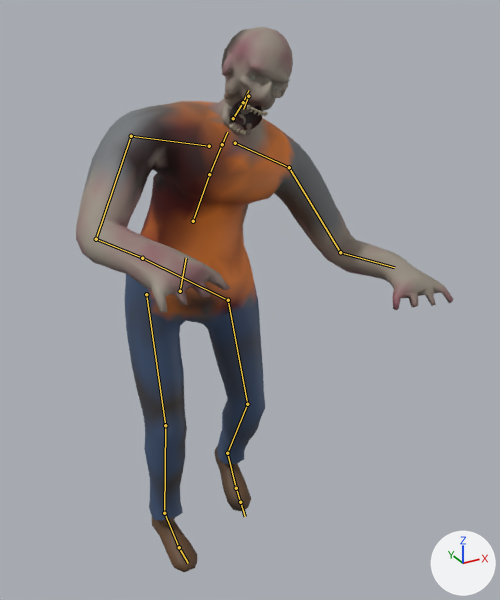
One commit to the glTF model assets/models/characters/zombie_walker_worker.glb: the scene before it, then after it.
The view is the same before and after, from a 50 mm lens placed at (-0.824, -1.826, 1.772), pointed at (0.109, -0.129, 0.924). The lights are fixed; the arrows at lower right show +X, +Y and +Z. The picture after the commit comes second. The bones that change, and the others that lie on the model, are drawn over the model as lines.

In view in the first picture: 'Walker_Worker'.
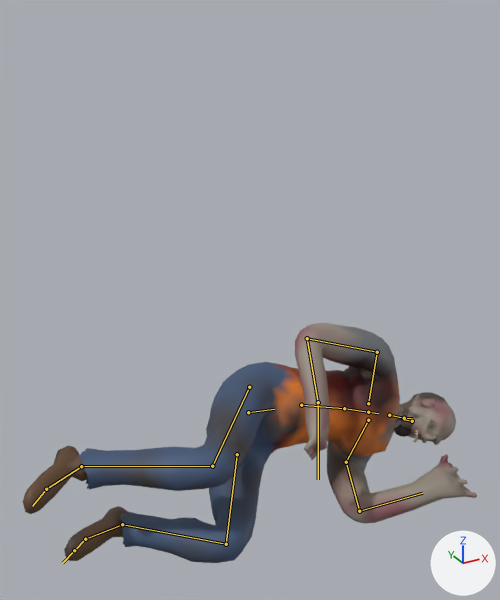
The newer file adds an action. The first version stands in its rest pose; the second is drawn at frame 27 of the action 'death_b'.

What the commit changed:
Bone 'pelvis' (bone_pelvis) moves from (0.0, 0.0, 0.0) to (0.386, -0.535, -0.122).
Bone 'pelvis' (bone_pelvis) turns from (0, 0, 0) to (-8, -15, -84) degrees about its own x, y and z.
Bone 'spine_01' (bone_spine_01) turns from (0, 0, 0) to (6, 1, -1) degrees about its own x, y and z.
Bone 'spine_02' (bone_spine_02) turns from (0, 0, 0) to (4, 2, 1) degrees about its own x, y and z.
Bone 'upperarm_l' (bone_upperarm_l) turns from (0, 0, 0) to (-53, 2, -16) degrees about its own x, y and z.
Bone 'lowerarm_l' (bone_lowerarm_l) turns from (0, 0, 0) to (-2, 0, 6) degrees about its own x, y and z.
Bone 'upperarm_r' (bone_upperarm_r) turns from (0, 0, 0) to (16, -23, -42) degrees about its own x, y and z.
Bone 'lowerarm_r' (bone_lowerarm_r) turns from (0, 0, 0) to (-20, 3, 16) degrees about its own x, y and z.
Bone 'neck_01' (bone_neck_01) turns from (0, 0, 0) to (1, 3, 5) degrees about its own x, y and z.
Bone 'Head' (bone_head) turns from (0, 0, 0) to (5, 15, 4) degrees about its own x, y and z.
Bone 'jaw' (bone_jaw) turns from (0, 0, 0) to (21, -10, -14) degrees about its own x, y and z.
Bone 'thigh_l' (bone_thigh_l) turns from (0, 0, 0) to (-49, -9, -4) degrees about its own x, y and z.
Bone 'calf_l' (bone_calf_l) turns from (0, 0, 0) to (70, 2, 3) degrees about its own x, y and z.
Bone 'foot_l' (bone_foot_l) turns from (0, 0, 0) to (20, -1, -5) degrees about its own x, y and z.
Bone 'thigh_r' (bone_thigh_r) turns from (0, 0, 0) to (-35, -1, -1) degrees about its own x, y and z.
Bone 'calf_r' (bone_calf_r) turns from (0, 0, 0) to (60, 0, 1) degrees about its own x, y and z.
Bone 'foot_r' (bone_foot_r) turns from (0, 0, 0) to (20, 0, 0) degrees about its own x, y and z.

Location of each change, (x1, y1, x2, y2) in pixels of the pictures (500 x 600 px):
'Walker_Worker', posed (20% wider, 56% shorter)
    before: (76, 27, 454, 572)
    after: (23, 323, 477, 563)
bone 'pelvis', root to tip
    before: (180, 291) to (186, 258)
    after: (248, 412) to (274, 409)
bone 'spine_01', root to tip
    before: (193, 221) to (209, 174)
    after: (301, 405) to (344, 408)
bone 'spine_02', root to tip
    before: (209, 174) to (222, 144)
    after: (344, 408) to (368, 412)
bone 'upperarm_l', root to tip
    before: (289, 167) to (340, 252)
    after: (346, 462) to (359, 511)
bone 'lowerarm_l', root to tip
    before: (340, 252) to (394, 267)
    after: (359, 511) to (422, 493)
bone 'upperarm_r', root to tip
    before: (131, 136) to (96, 239)
    after: (377, 352) to (307, 338)
bone 'lowerarm_r', root to tip
    before: (96, 239) to (142, 258)
    after: (307, 338) to (318, 402)
bone 'neck_01', root to tip
    before: (233, 118) to (243, 102)
    after: (389, 415) to (404, 418)
bone 'Head', root to tip
    before: (243, 102) to (248, 90)
    after: (404, 418) to (413, 418)
bone 'jaw', root to tip
    before: (248, 96) to (243, 109)
    after: (412, 421) to (403, 419)
bone 'thigh_l', root to tip
    before: (228, 300) to (247, 404)
    after: (237, 454) to (226, 544)
bone 'calf_l', root to tip
    before: (247, 404) to (227, 453)
    after: (226, 544) to (122, 524)
bone 'foot_l', root to tip
    before: (227, 453) to (236, 488)
    after: (122, 524) to (85, 539)
bone 'thigh_r', root to tip
    before: (146, 294) to (165, 425)
    after: (249, 387) to (212, 466)
bone 'calf_r', root to tip
    before: (165, 425) to (164, 513)
    after: (212, 466) to (81, 466)
bone 'foot_r', root to tip
    before: (164, 513) to (179, 547)
    after: (81, 466) to (46, 489)
